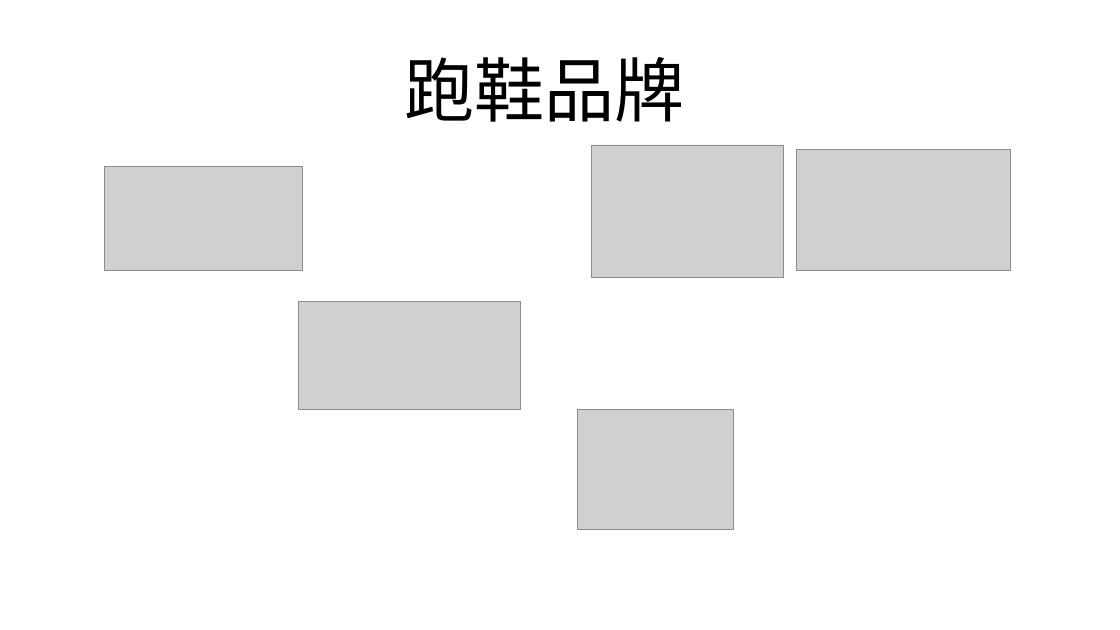
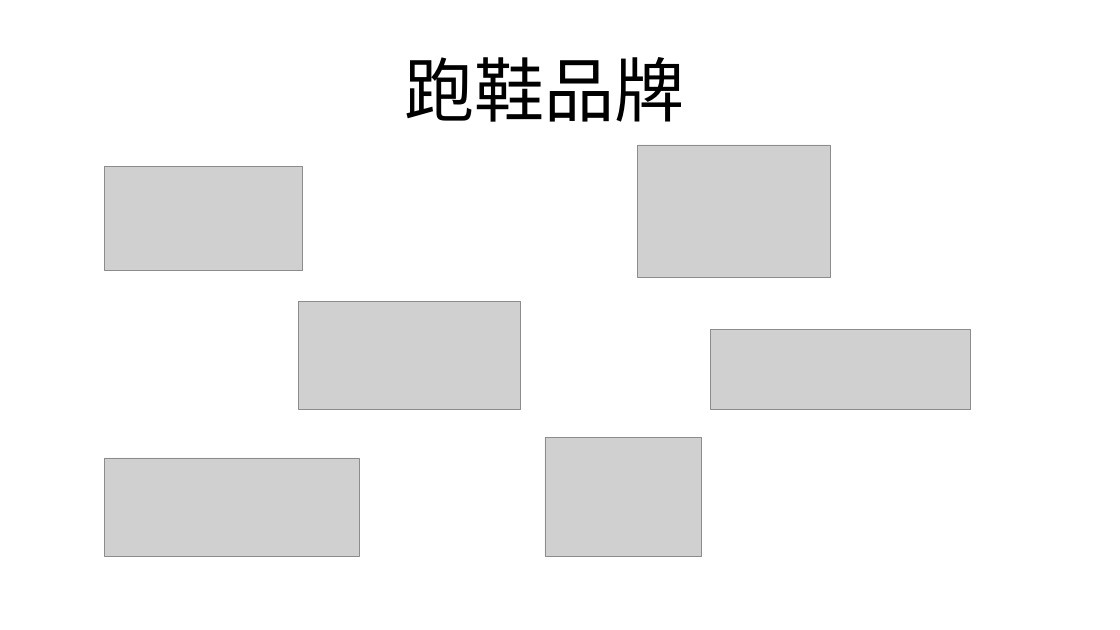
Before and after one commit to FredJiangFei/freetalk, a slide deck: slide 16 of 跑鞋/prod.pptx. Drawn at 1120x630 pixels with LibreOffice and Linux fonts; fonts in the diff are those of the drawing; grey boxes stand for pictures. Boxes give left, top, right and bottom in pixels: in the first picture for what was removed or moved away, otherwise in the second. Text is boxed around its words. In the diff, an @@ line names an element or a change of style, - is before the commit and + after.

```diff
--- a/跑鞋/prod.pptx
+++ b/跑鞋/prod.pptx
@@ picture: place and size @@
-picture at <box>592,145,784,278</box>
+picture at <box>638,145,830,278</box>
@@ picture removed at <box>797,150,1011,271</box> @@
@@ picture added at <box>711,329,971,409</box> @@
@@ picture: place and size @@
-picture at <box>577,410,734,529</box>
+picture at <box>545,437,702,556</box>
@@ picture added at <box>104,458,359,556</box> @@
```
Also in this commit, not shown: 1 other slide changed, 11 slides added, 1 slide removed.
